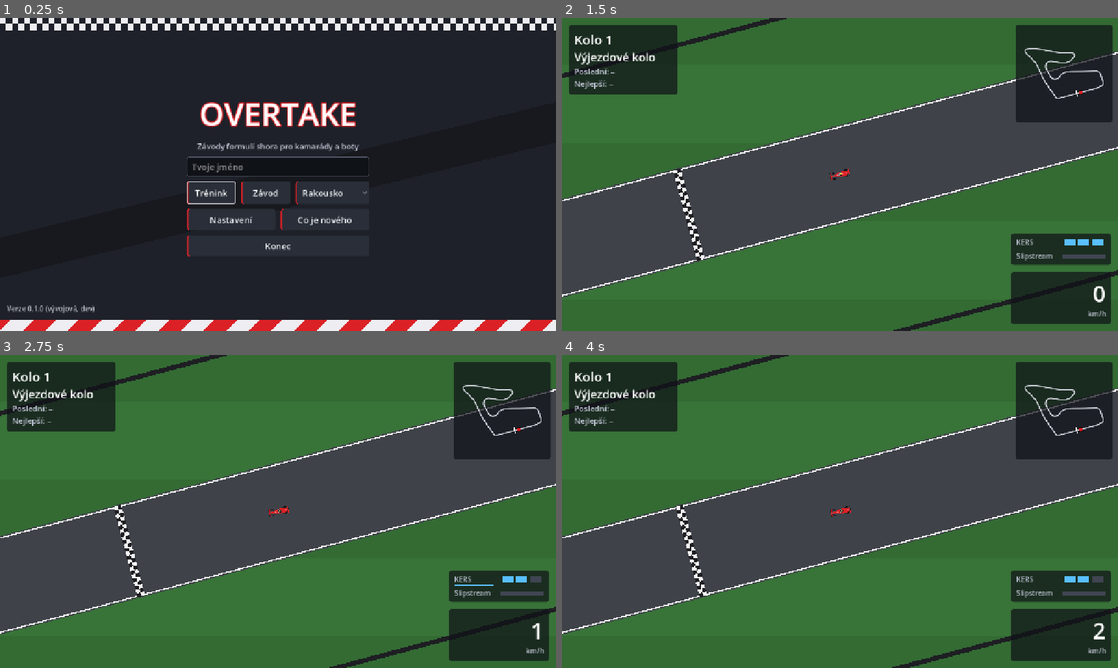
Above: before the commit, frames 1-4 (two rows, left to right).
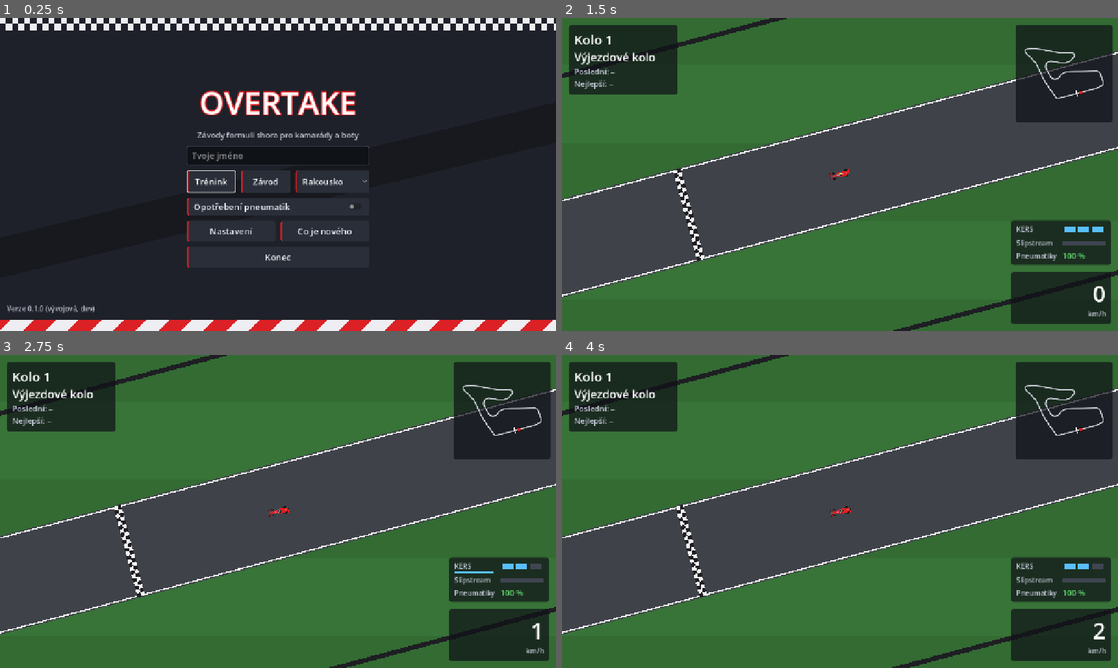
Above: after the commit, the same moments.

Repository: nejhorsiprogramatorsveta/overtake
Game: Godot game, scene res://src/ui/main_menu.tscn
Same seed, same stepped clock (60 frames per second), same inputs: the game is played once before the commit and once after it.
Inputs (mouse positions are in pixels of both pictures, inside the frame that each line leads up to):
- Up to frame 1 (0.25 s): no input
- Up to frame 2 (1.5 s): click (840, 205) at 0.5 s, where only the run after the commit has a clickable "Opotřebení pneumatik"; click "Trénink" at 1.25 s
- Up to frame 3 (2.75 s): tap Enter at 2 s; move the mouse to (400, 495) at 2.02 s; hold D (steer_right) from 2.03 s (still down); hold K (kers) from 2.03 s (still down); click (400, 495) at 2.17 s; tap W (throttle) at 2.3 s
- Up to frame 4 (4 s): release D (steer_right) at 2.75 s; release K (kers) at 2.75 s; drag from (728, 527) to (812, 574) at 2.77 s; move the mouse to (895, 442) at 3.52 s; hold D (steer_right) from 3.53 s (still down); hold Space (clutch) from 3.53 s (still down); tap W (throttle) at 3.8 s

The runs differ from the first frame. In frame 1, 6.1% of the frame differs, in the area x 33-67%, y 23-80%; in frame 2, 1.2%; in frame 3, 1.3%; in frame 4, 1.2%.

Commit message:
feat: optional tyre wear with moving braking points (M2 step 4)
TyreModel lowers grip and brakes with the distance driven (-12 % at the
30 % cliff, steeper down to -30 %), CarState.grip_multiplier feeds the
physics and the speed profile; the player's BP boards are recomputed in
1 % grip steps. Menu toggle (saved), HUD tyre condition row, tests.

Co-Authored-By: Claude Opus 5.5 <noreply@anthropic.com>

Diff:
--- a/data/car/car_tuning.tres
+++ b/data/car/car_tuning.tres
@@ -32,5 +32,9 @@
 slip_rise = 3.0
 slip_decay = 1.25
 slip_min_speed = 20.0
+tyre_life = 15000.0
+tyre_loss_at_cliff = 0.12
+tyre_cliff = 0.3
+tyre_loss_dead = 0.3
 length = 5.2
 width = 1.9
--- a/data/changelog.tres
+++ b/data/changelog.tres
@@ -7,5 +7,5 @@
 entries = Array[Dictionary]([{
 "build": 0,
 "version": "",
-"new_keys": PackedStringArray("CHANGELOG_FIRST_VERSION", "CHANGELOG_PRACTICE", "CHANGELOG_CAR_PHYSICS", "CHANGELOG_BP", "CHANGELOG_START", "CHANGELOG_KERS", "CHANGELOG_SLIPSTREAM", "CHANGELOG_TRACK_LIMITS")
+"new_keys": PackedStringArray("CHANGELOG_FIRST_VERSION", "CHANGELOG_PRACTICE", "CHANGELOG_CAR_PHYSICS", "CHANGELOG_BP", "CHANGELOG_START", "CHANGELOG_KERS", "CHANGELOG_SLIPSTREAM", "CHANGELOG_TRACK_LIMITS", "CHANGELOG_TYRE_WEAR")
 }])
--- a/localization/translations.csv
+++ b/localization/translations.csv
@@ -10,6 +10,10 @@
 HUD_LAP_OF,Kolo {lap}/{total}
 HUD_ON_GRID,Na roštu
 HUD_KERS,KERS
+HUD_TYRES,Pneumatiky
+MENU_TYRE_WEAR,Opotřebení pneumatik
+MENU_TYRE_WEAR_HINT,"Pneumatiky se během jízdy opotřebují: méně přilnavosti a delší brzdění, tabule BP se posouvají dřív."
+CHANGELOG_TYRE_WEAR,"Volitelné opotřebení pneumatik: auto postupně ztrácí přilnavost a brzdy, tvoje tabule BP se posouvají dřív."
 LIMITS_WARNING,Traťové limity {count}/{max}
 LIMITS_PENALTY,Traťové limity – penalizace +{seconds} s
 LIMITS_SHORTCUT,Zkrácení trati – penalizace +{seconds} s
--- a/src/autoload/settings.gd
+++ b/src/autoload/settings.gd
@@ -7,6 +7,8 @@
 var player_name := ""
 ## Track for practice and the host's first lobby track; empty = default.
 var practice_track := ""
+## Tyre wear in offline sessions (the host chooses it for online races, M4).
+var tyre_wear := false
 
 
 func _ready() -> void:
@@ -16,6 +18,7 @@
 		return
 	player_name = str(config.get_value("player", "name", ""))
 	practice_track = str(config.get_value("practice", "track", ""))
+	tyre_wear = bool(config.get_value("practice", "tyre_wear", false))
 	# Rebound controls (settings screen); unknown or broken values keep the defaults.
 	var controls := {}
 	if config.has_section("controls"):
@@ -28,6 +31,7 @@
 	var config := ConfigFile.new()
 	config.set_value("player", "name", player_name)
 	config.set_value("practice", "track", practice_track)
+	config.set_value("practice", "tyre_wear", tyre_wear)
 	config.set_value("meta", "controls_version", KeyBindings.VERSION)
 	var controls := KeyBindings.serialize()
 	for action: String in controls:
--- a/src/car/car.gd
+++ b/src/car/car.gd
@@ -9,14 +9,16 @@
 var track: TrackData
 var view: CarView
 var kers: Kers
+var tyres: TyreModel
 ## Last input, kept for the drawing (brake lights).
 var last_input := CarInput.new()
 
 
-func setup(car_track: TrackData, car_tuning: CarTuning, color: Color) -> void:
+func setup(car_track: TrackData, car_tuning: CarTuning, color: Color, tyre_wear: bool = false) -> void:
 	track = car_track
 	tuning = car_tuning
 	kers = Kers.new(tuning)
+	tyres = TyreModel.new(tuning, tyre_wear)
 	view = CarView.new()
 	view.body_color = color
 	view.tuning = tuning
@@ -42,6 +44,7 @@
 	kers.update(state, input.kers, input.throttle, dt)
 	Slipstream.update(state, others, tuning, dt)
 	CarMotor.step(state, input, tuning, dt)
+	tyres.update(state, state.velocity.length() * dt)
 	query.update(track, state.position)
 	if query.surface == TrackQuery.Surface.BARRIER:
 		_hit_barrier()
--- a/src/car/car_motor.gd
+++ b/src/car/car_motor.gd
@@ -7,6 +7,7 @@
 ##   mostly in a straight line at the BP board, but the car still turns under braking;
 ## - more cornering grip at low speed (slow corners feel nimble, CarTuning.cornering_grip);
 ## - the same grip everywhere on the asphalt, less grip and strong drag off it (gravel);
+## - worn tyres (CarState.grip_multiplier) lower the grip and the brakes;
 ## - the steering angle shrinks with speed; the velocity follows the heading (grip), any
 ##   sideways speed (e.g. after contact) is scrubbed off by the remaining grip.
 
@@ -17,7 +18,8 @@
 	var v_long := state.velocity.dot(forward)
 	var v_lat := state.velocity.dot(right)
 	var speed := absf(v_long)
-	var grip := tuning.grip * (1.0 if state.on_track else tuning.runoff_grip)
+	var surface := (1.0 if state.on_track else tuning.runoff_grip) * state.grip_multiplier
+	var grip := tuning.grip * surface
 
 	state.steer = move_toward(state.steer, clampf(input.steer, -1.0, 1.0), tuning.steer_speed * dt)
 
@@ -25,7 +27,7 @@
 	var a_tyre := 0.0
 	if input.brake:
 		if v_long > 0.0:
-			a_tyre = -tuning.brake_decel
+			a_tyre = -tuning.brake_decel * state.grip_multiplier
 		elif v_long > -tuning.reverse_speed:
 			a_tyre = -tuning.reverse_accel
 	elif input.throttle:
@@ -37,7 +39,6 @@
 		a_tyre = -signf(v_long) * tuning.engine_brake
 	a_tyre = clampf(a_tyre, -grip, grip)
 	var usage := a_tyre / grip
-	var surface := 1.0 if state.on_track else tuning.runoff_grip
 	var lateral_grip := tuning.cornering_grip(speed) * surface * sqrt(maxf(1.0 - tuning.combined_grip * usage * usage, 0.0))
 
 	# Steering: the yaw rate the driver asks for, cut down to what the remaining grip allows.
--- a/src/car/car_state.gd
+++ b/src/car/car_state.gd
@@ -14,6 +14,8 @@
 var tow := 0.0
 ## Air drag multiplier from the tow (1 = normal).
 var drag_multiplier := 1.0
+## Tyre grip and brakes multiplier (1 = new tyres; TyreModel lowers it with wear).
+var grip_multiplier := 1.0
 ## False while the car is off the asphalt (gravel/grass); set by Car from the track.
 var on_track := true
 
@@ -35,4 +37,5 @@
 	boost_accel = other.boost_accel
 	tow = other.tow
 	drag_multiplier = other.drag_multiplier
+	grip_multiplier = other.grip_multiplier
 	on_track = other.on_track
--- /dev/null
+++ b/src/car/tyre_model.gd
@@ -0,0 +1,39 @@
+class_name TyreModel
+extends RefCounted
+## Tyre wear (PLAN.md B, optional per race): the condition drops from 100 % with the distance
+## driven; grip and brakes fall slowly at first (tyre_loss_at_cliff at the cliff) and faster
+## below it (tyre_loss_dead at 0 %). The car then has to brake earlier - its own BP boards
+## move (BrakingPoints from a profile with grip_factor()). A pit stop puts on new tyres.
+
+var tuning: CarTuning
+var enabled := false
+## 1 = new, 0 = dead.
+var condition := 1.0
+
+
+func _init(car_tuning: CarTuning, wear_enabled: bool) -> void:
+	tuning = car_tuning
+	enabled = wear_enabled
+
+
+## Call every tick with the metres driven; sets the car's grip multiplier.
+func update(state: CarState, travelled: float) -> void:
+	if enabled:
+		condition = maxf(condition - travelled / tuning.tyre_life, 0.0)
+	state.grip_multiplier = grip_factor()
+
+
+func fit_new() -> void:
+	condition = 1.0
+
+
+## Grip/brake multiplier for the current condition.
+func grip_factor() -> float:
+	return 1.0 - loss_at(condition)
+
+
+func loss_at(value: float) -> float:
+	var cliff := tuning.tyre_cliff
+	if value >= cliff:
+		return tuning.tyre_loss_at_cliff * (1.0 - value) / (1.0 - cliff)
+	return lerpf(tuning.tyre_loss_dead, tuning.tyre_loss_at_cliff, value / cliff)
--- a/src/data_types/car_tuning.gd
+++ b/src/data_types/car_tuning.gd
@@ -71,6 +71,16 @@
 ## No tow below this speed (m/s).
 @export var slip_min_speed := 20.0
 
+@export_group("Tyres")
+## With tyre wear on: metres from new (100 %) to dead (0 %) tyres.
+@export var tyre_life := 15000.0
+## Grip and brakes lose this share by the time the tyres reach the cliff...
+@export var tyre_loss_at_cliff := 0.12
+## ...the condition (0..1) where the wear gets steep...
+@export var tyre_cliff := 0.3
+## ...and this share at 0 %.
+@export var tyre_loss_dead := 0.3
+
 @export_group("Size")
 ## Car body (m), also used for contact and track limits.
 @export var length := 5.2
--- a/src/race/race_controller.gd
+++ b/src/race/race_controller.gd
@@ -3,7 +3,7 @@
 ## Offline session on the chosen track (M1/M2): PRACTICE = rolling start and endless timed
 ## laps; RACE = grid, start lights with the clutch, RaceRules.laps laps and a finish screen.
 ## BP boards show the recommended braking points; K = KERS (3x per lap), slipstream behind cars;
-## track limits warn and (in a race) add penalties. (M2 adds more rules, M3 bots, M4 network.)
+## track limits warn and (in a race) add penalties; optional tyre wear moves the player's BP boards. (M2 adds more rules, M3 bots, M4 network.)
 ## Physics runs at 60 Hz in _physics_process; drawing is smoothed by physics interpolation.
 
 enum Mode { PRACTICE, RACE }
@@ -29,6 +29,8 @@
 var limits: TrackLimits
 var braking_points: BrakingPoints
 var bp_markers := BpMarkers.new()
+## Grip factor the shown BP boards were computed for (they move earlier as the tyres wear).
+var _bp_grip := 1.0
 var camera := RaceCamera.new()
 var hud := RaceHud.new()
 ## Race clock in seconds, advanced by the physics ticks (deterministic).
@@ -50,7 +52,7 @@
 	bp_markers.show_points(track, braking_points)
 	player = Car.new()
 	add_child(player)
-	player.setup(track, tuning, PLAYER_COLOR)
+	player.setup(track, tuning, PLAYER_COLOR, Settings.tyre_wear)
 	laps = LapTracker.new(track)
 	limits = TrackLimits.new(rules)
 	laps.line_crossed.connect(player.kers.refill)
@@ -128,8 +130,20 @@
 		hud.start_lights.show_start(start, start_entry, race_time)
 	if mode == Mode.RACE:
 		hud.show_penalty(total_penalty())
+	hud.kers_gauge.show_tyres(player.tyres.condition if player.tyres.enabled else -1.0)
+	_update_braking_points()
 	if result_time >= 0.0:
 		hud.show_finish(result_time, total_penalty(), laps.best_lap)
+
+
+## The player's BP boards follow the tyre grip in steps of 1 % (PLAN.md B: dynamic BP).
+func _update_braking_points() -> void:
+	var grip := snappedf(player.tyres.grip_factor(), 0.01)
+	if is_equal_approx(grip, _bp_grip):
+		return
+	_bp_grip = grip
+	braking_points = BrakingPoints.find(track, SpeedProfile.compute(track, tuning, grip), rules.bp_min_speed_drop)
+	bp_markers.show_points(track, braking_points)
 
 
 func _unhandled_input(event: InputEvent) -> void:
--- a/src/track/speed_profile.gd
+++ b/src/track/speed_profile.gd
@@ -16,7 +16,7 @@
 	var profile := SpeedProfile.new()
 	var n := track.point_count()
 	var grip := tuning.grip * grip_factor
-	var brake := minf(tuning.brake_decel, grip)
+	var brake := minf(tuning.brake_decel * grip_factor, grip)  # worn tyres also brake worse
 	var v := PackedFloat32Array()
 	v.resize(n)
 	for i in n:
--- a/src/ui/kers_gauge.gd
+++ b/src/ui/kers_gauge.gd
@@ -1,7 +1,8 @@
 class_name KersGauge
 extends Control
-## HUD gauge above the speed: three KERS charges (lit = available, blue bar = burst running)
-## and the slipstream bar (fills while in the tow, empties slowly after leaving it).
+## HUD gauge above the speed: three KERS charges (lit = available, blue bar = burst running),
+## the slipstream bar (fills while in the tow, empties slowly after leaving it) and, with tyre
+## wear on, the tyre condition in % (green -> yellow -> red).
 
 const BACK := Color(0.06, 0.07, 0.09, 0.72)
 const CHARGE := Color(0.35, 0.75, 1.0)
@@ -12,14 +13,17 @@
 var _max_uses := 3
 var _active := 0.0
 var _tow := 0.0
+var _tyres := -1.0
 var _kers_text := ""
 var _tow_text := ""
+var _tyre_text := ""
 
 
 func _ready() -> void:
 	mouse_filter = Control.MOUSE_FILTER_IGNORE
 	_kers_text = tr("HUD_KERS")
 	_tow_text = tr("HUD_SLIPSTREAM")
+	_tyre_text = tr("HUD_TYRES")
 
 
 func show_state(uses_left: int, max_uses: int, active_fraction: float, tow: float) -> void:
@@ -30,6 +34,14 @@
 	_active = active_fraction
 	_tow = tow
 	queue_redraw()
+
+
+## Tyre condition 0..1, or -1 when tyre wear is off (row hidden).
+func show_tyres(condition: float) -> void:
+	var rounded := roundf(condition * 100.0) / 100.0 if condition >= 0.0 else -1.0
+	if rounded != _tyres:
+		_tyres = rounded
+		queue_redraw()
 
 
 func _draw() -> void:
@@ -49,3 +61,7 @@
 	var bar := Rect2(118, 47, size.x - 130, 10)
 	draw_rect(bar, EMPTY)
 	draw_rect(Rect2(bar.position, Vector2(bar.size.x * _tow, bar.size.y)), TOW)
+	if _tyres >= 0.0:
+		var color := Color(0.4, 0.9, 0.45) if _tyres > 0.6 else (Color(1, 0.8, 0.3) if _tyres > 0.3 else Color(1, 0.35, 0.3))
+		draw_string(font, Vector2(12, 88), _tyre_text, HORIZONTAL_ALIGNMENT_LEFT, -1, 16, Color(0.75, 0.77, 0.83))
+		draw_string(font, Vector2(118, 88), "%d %%" % roundi(_tyres * 100.0), HORIZONTAL_ALIGNMENT_LEFT, -1, 18, color)
--- a/src/ui/main_menu.gd
+++ b/src/ui/main_menu.gd
@@ -9,6 +9,7 @@
 @onready var _practice_button: Button = %PracticeButton
 @onready var _race_button: Button = %RaceButton
 @onready var _track_option: OptionButton = %TrackOption
+@onready var _tyre_wear_check: CheckButton = %TyreWearCheck
 @onready var _changelog_button: Button = %ChangelogButton
 @onready var _settings_button: Button = %SettingsButton
 @onready var _quit_button: Button = %QuitButton
@@ -32,6 +33,7 @@
 	_name_edit.max_length = 16
 	_name_edit.text = Settings.player_name
 	_fill_track_option()
+	_tyre_wear_check.button_pressed = Settings.tyre_wear
 	_practice_button.pressed.connect(_open_race.bind(RaceController.Mode.PRACTICE))
 	_race_button.pressed.connect(_open_race.bind(RaceController.Mode.RACE))
 	_changelog_button.pressed.connect(_on_changelog_pressed)
@@ -119,6 +121,7 @@
 
 func _remember_inputs() -> void:
 	Settings.player_name = _name_edit.text.strip_edges()
+	Settings.tyre_wear = _tyre_wear_check.button_pressed
 	if _track_option.selected >= 0:
 		Settings.practice_track = str(_track_option.get_item_metadata(_track_option.selected))
 	Settings.save()
--- a/src/ui/main_menu.tscn
+++ b/src/ui/main_menu.tscn
@@ -80,6 +80,12 @@
 custom_minimum_size = Vector2(170, 52)
 layout_mode = 2
 tooltip_text = "MENU_PRACTICE_TRACK"
+
+[node name="TyreWearCheck" type="CheckButton" parent="Center/Column"]
+unique_name_in_owner = true
+layout_mode = 2
+text = "MENU_TYRE_WEAR"
+tooltip_text = "MENU_TYRE_WEAR_HINT"
 
 [node name="ExtraRow" type="HBoxContainer" parent="Center/Column"]
 layout_mode = 2
--- a/src/ui/race_hud.gd
+++ b/src/ui/race_hud.gd
@@ -93,7 +93,7 @@
 	kers_gauge.anchor_bottom = 1.0
 	kers_gauge.offset_left = -246
 	kers_gauge.offset_right = -16
-	kers_gauge.offset_top = -224
+	kers_gauge.offset_top = -254
 	kers_gauge.offset_bottom = -152
 
 	if with_start:
--- /dev/null
+++ b/tests/test_tyres.gd
@@ -0,0 +1,48 @@
+extends TestCase
+## TyreModel: wear with distance, slow then steep loss, off = no wear; worn tyres brake later.
+
+const DT := 1.0 / 60.0
+
+var tuning: CarTuning = load("res://data/car/car_tuning.tres")
+
+
+func test_condition_drops_with_distance_only_when_enabled() -> void:
+	var state := CarState.new()
+	var off := TyreModel.new(tuning, false)
+	off.update(state, 5000.0)
+	check_eq(off.condition, 1.0, "wear off: tyres stay new")
+	check_eq(state.grip_multiplier, 1.0, "full grip")
+	var on := TyreModel.new(tuning, true)
+	on.update(state, tuning.tyre_life * 0.5)
+	check(absf(on.condition - 0.5) < 0.001, "half the life driven: 50 %")
+	check(state.grip_multiplier < 1.0, "grip already lower")
+	on.fit_new()
+	on.update(state, 0.0)
+	check_eq(state.grip_multiplier, 1.0, "new tyres (pit stop): full grip")
+
+
+func test_loss_is_slow_then_steep() -> void:
+	var tyres := TyreModel.new(tuning, true)
+	check_eq(tyres.loss_at(1.0), 0.0, "new: no loss")
+	check(absf(tyres.loss_at(tuning.tyre_cliff) - tuning.tyre_loss_at_cliff) < 0.0001, "cliff: -12 %")
+	check(absf(tyres.loss_at(0.0) - tuning.tyre_loss_dead) < 0.0001, "dead: -30 %")
+	var before_cliff := tyres.loss_at(0.6) - tyres.loss_at(0.7)
+	var after_cliff := tyres.loss_at(0.1) - tyres.loss_at(0.2)
+	check(after_cliff > before_cliff * 2.0, "below the cliff the tyres go off much faster")
+	var track := TrackCatalog.get_track("austria")
+	var laps_to_cliff := tuning.tyre_life * (1.0 - tuning.tyre_cliff) / track.length
+	check(laps_to_cliff > 3.0 and laps_to_cliff < 6.0, "cliff after 3-6 laps of Austria (%.1f)" % laps_to_cliff)
+
+
+func test_worn_tyres_need_a_longer_braking_distance() -> void:
+	var distances: Array[float] = []
+	for grip: float in [1.0, 0.85]:
+		var state := CarState.new()
+		state.velocity = Vector2(80.0, 0.0)
+		state.grip_multiplier = grip
+		var input := CarInput.new()
+		input.brake = true
+		while state.velocity.x > 0.0:
+			CarMotor.step(state, input, tuning, DT)
+		distances.append(state.position.x)
+	check(distances[1] > distances[0] * 1.1, "worn tyres brake >10 %% later (%.1f vs %.1f m)" % [distances[1], distances[0]])
Not shown, added: src/car/tyre_model.gd.uid
Not shown, added: tests/test_tyres.gd.uid
Not shown, changed: CLAUDE.md
Not shown, changed: docs/ARCHITECTURE.md
Not shown, changed: docs/EDITING_GUIDE.md
Not shown, changed: docs/PLAN.md
Not shown, changed: docs/PROGRESS.md
